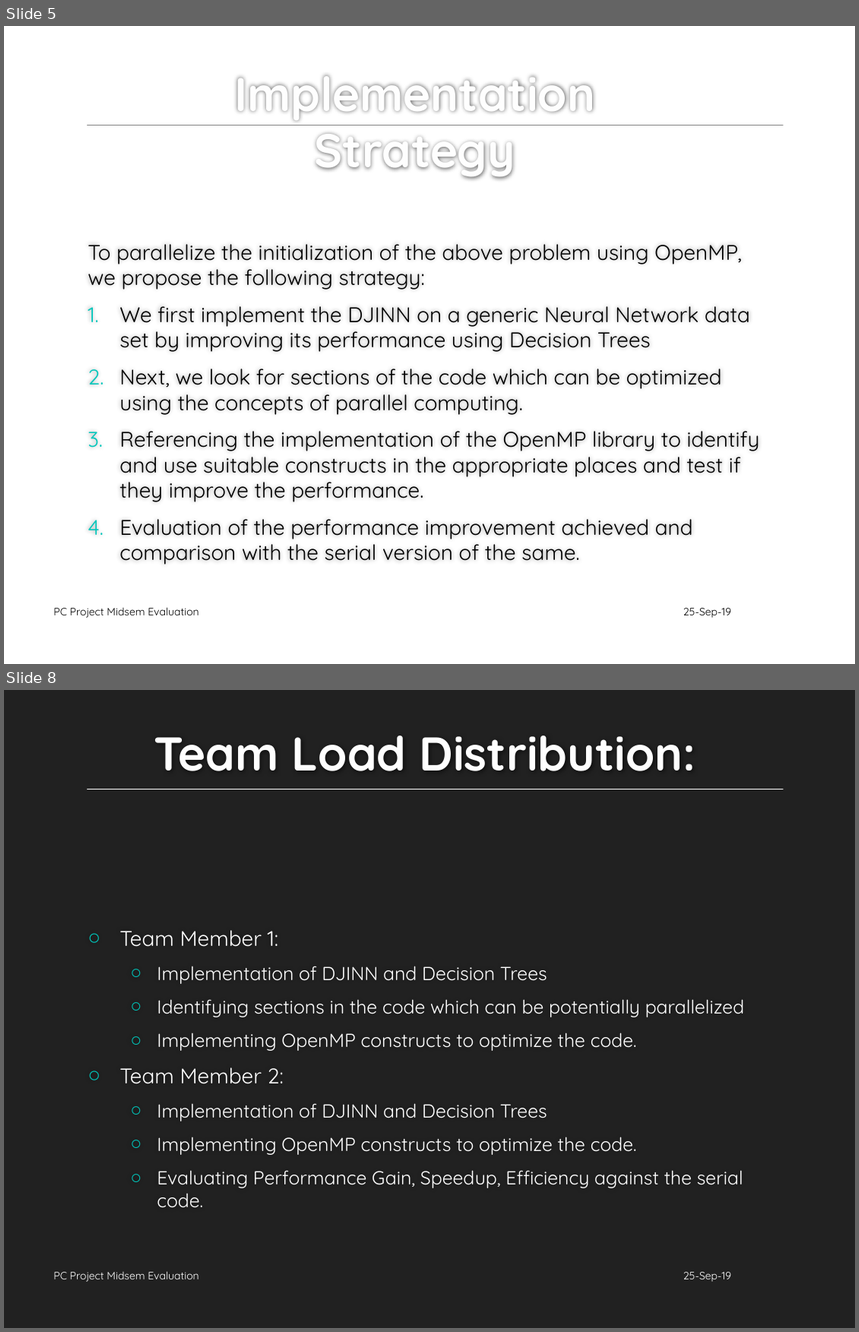
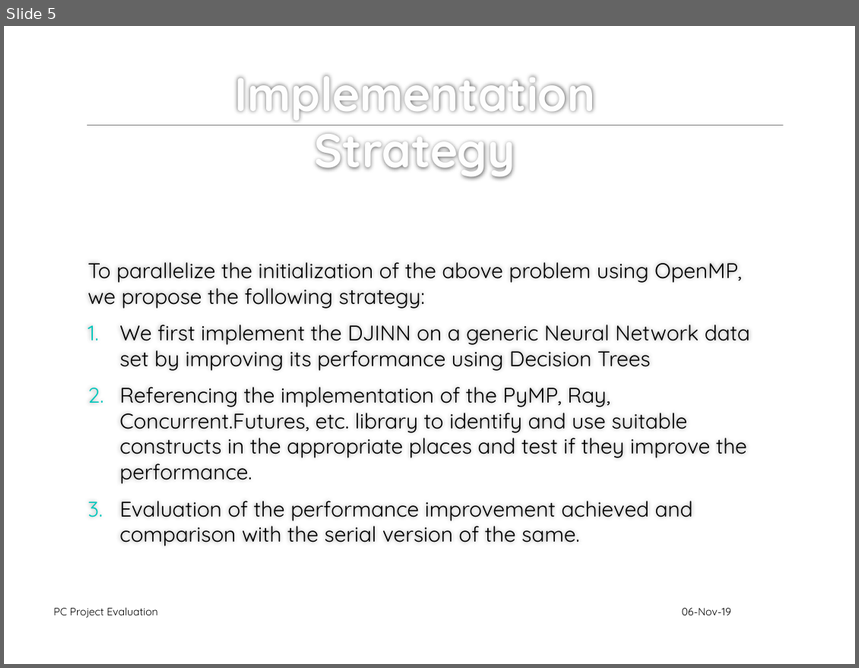
Before and after one commit to adityakaria/5-Sem, a slide deck: pc/Mini Project PPT Template.pptx. Shown one above the other, each under a label of ours: slides 5 and 8 before the commit, slide 5 after it; the slides between them are not shown. The pictures are 859x1332 and 859x668 pixels, drawn with LibreOffice and Linux fonts; fonts in the diff are those of the drawing; background and template pictures are left out. Boxes give left, top, right and bottom in pixels: in the first picture for what was removed or moved away, otherwise in the second. Text is boxed around its words. In the diff, an @@ line names an element or a change of style, - is before the commit and + after.

Commit message:
PC project presentation updated

```diff
--- a/pc/Mini Project PPT Template.pptx
+++ b/pc/Mini Project PPT Template.pptx
@@ slide 8 removed at (4, 690, 855, 1328), background #212121 @@
@@ title removed at (154, 736, 696, 771) @@
-Team Load Distribution:
@@ line removed from (88, 790) to (783, 790) @@
@@ text removed at (120, 930, 744, 1208) @@
-○ Team Member 1:
-  ○ Implementation of DJINN and Decision Trees
-  ○ Identifying sections in the code which can be potentially parallelized
-  ○ Implementing OpenMP constructs to optimize the code.
-○ Team Member 2:
-  ○ Implementation of DJINN and Decision Trees
-  ○ Implementing OpenMP constructs to optimize the code.
-  ○ Evaluating Performance Gain, Speedup, Efficiency against the serial code.
@@ text removed at (53, 1271, 199, 1282) @@
-PC Project Midsem Evaluation
@@ text removed at (683, 1272, 731, 1282) @@
-25-Sep-19
@@ slide 5 changed as well @@
@@ text at (120, 387, 747, 484): text changed @@
-2. Next, we look for sections of the code which can be optimized using the concepts of parallel computing.
-3. Referencing the implementation of the OpenMP library to identify and use suitable constructs in the appropriate places and test if they improve the performance.
+2. Referencing the implementation of the PyMP, Ray, Concurrent.Futures, etc. library to identify and use suitable constructs in the appropriate places and test if they improve the performance.
@@ text at (53, 607, 158, 618): text changed @@
-PC Project Midsem Evaluation
+PC Project Evaluation
@@ text at (682, 608, 731, 616): text changed @@
-25-Sep-19
+06-Nov-19
```
Also in this commit, not shown: 6 other slides changed, 3 slides added, 1 other slide removed.
